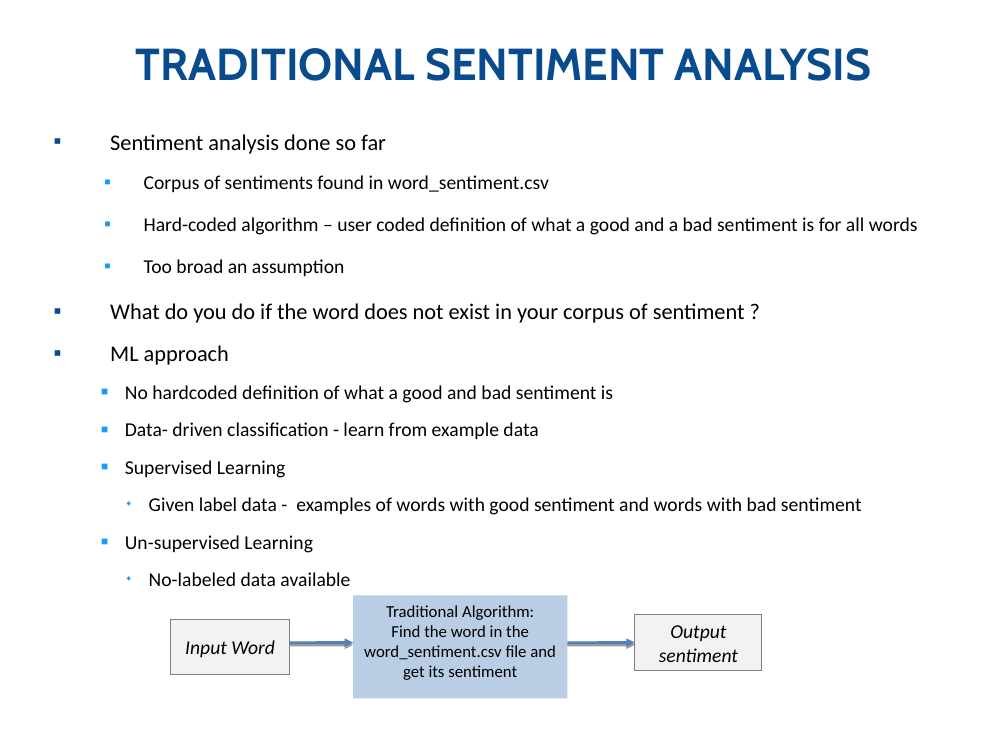
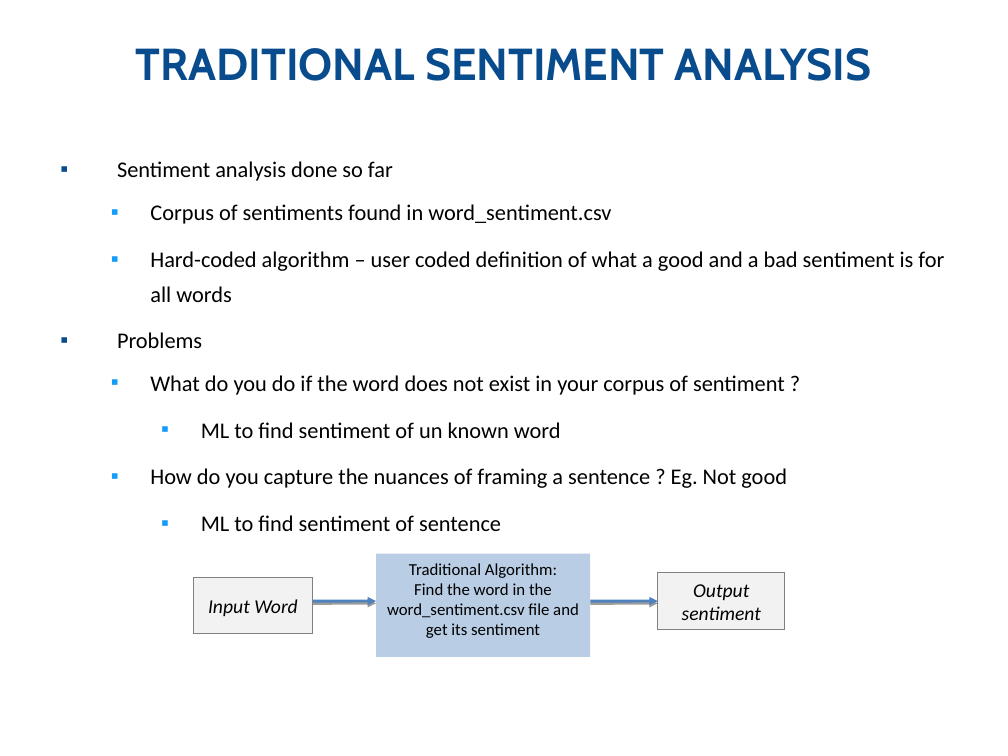
Before and after one commit to km-Poonacha/python4phd, a slide deck: slide 3 of Session 3/Python for docs - Session 3 V0.1.pptx. Drawn at 1008x756 pixels with LibreOffice and Linux fonts; fonts in the diff are those of the drawing; background and template pictures are left out. Boxes give left, top, right and bottom in pixels: in the first picture for what was removed or moved away, otherwise in the second. Text is boxed around its words. In the diff, an @@ line names an element or a change of style, - is before the commit and + after.

```diff
--- a/Session 3/Python for docs - Session 3 V0.1.pptx
+++ b/Session 3/Python for docs - Session 3 V0.1.pptx
@@ text "Sentiment analysis done so far": place and size @@
-text "Sentiment analysis done so far" at bbox=[110, 134, 918, 586]
+text "Sentiment analysis done so far" at bbox=[117, 161, 944, 531]
@@ text at bbox=[150, 204, 944, 395]: size 14 to 16 pt in "Corpus of sentiments found in word_sentiment.csv", "Hard-coded algorithm – user coded definition of ..."; indent changed; line spacing 1.4 to 1.3; more space between paragraphs; bullet colour #084C8D to #139CF8 @@
@@ text at bbox=[117, 332, 202, 348]: text changed; size 14 to 16 pt @@
-  ▪ Too broad an assumption
+  ▪ Problems
@@ text at bbox=[150, 422, 787, 531]: text changed; size 14 to 16 pt @@
-  ▪ ML approach
-    ■ No hardcoded definition of what a good and bad sentiment is
-    ■ Data- driven classification - learn from example data
-    ■ Supervised Learning
-      ◆ Given label data - examples of words with good sentiment and words with bad sentiment
-    ■ Un-supervised Learning
-      ◆ No-labeled data available
+    ▪ ML to find sentiment of un known word
+  ▪ How do you capture the nuances of framing a sentence ? Eg. Not good
+    ▪ ML to find sentiment of sentence
@@ rectangle "Traditional Algorithm:": place and size @@
-rectangle "Traditional Algorithm:" at bbox=[353, 596, 568, 699]
+rectangle "Traditional Algorithm:" at bbox=[376, 553, 591, 656]
@@ 2 rectangles, 2 freeform shapes: place and size @@
-2 rectangles, 2 freeform shapes at bbox=[170, 615, 762, 674]
+2 rectangles, 2 freeform shapes at bbox=[194, 573, 785, 633]
```
Also in this commit, not shown: 2 other slides changed, 1 slide added.
